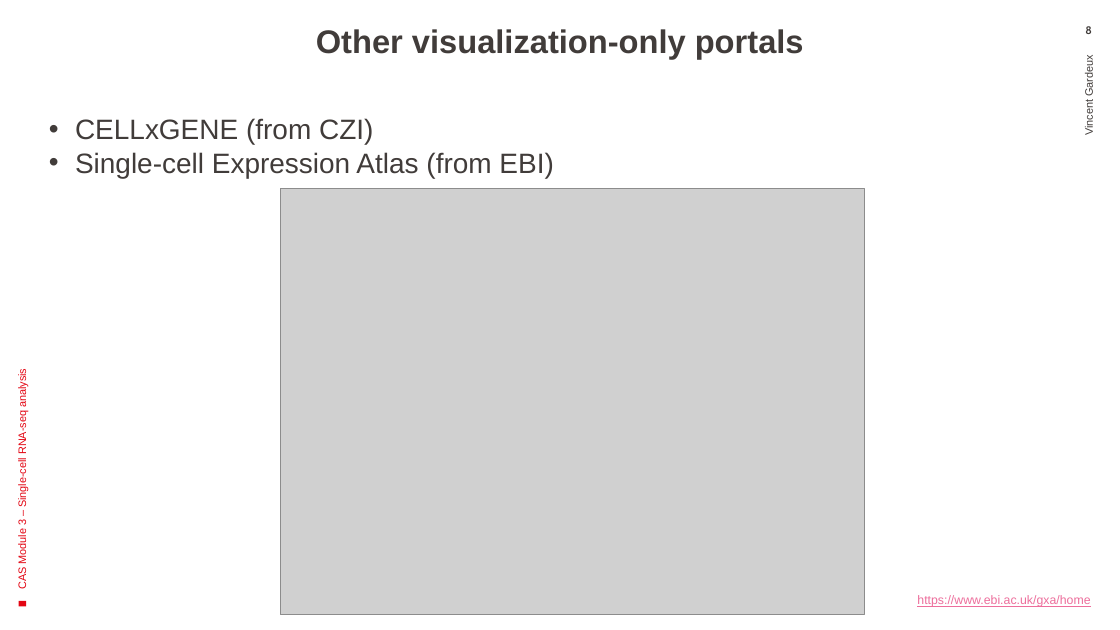
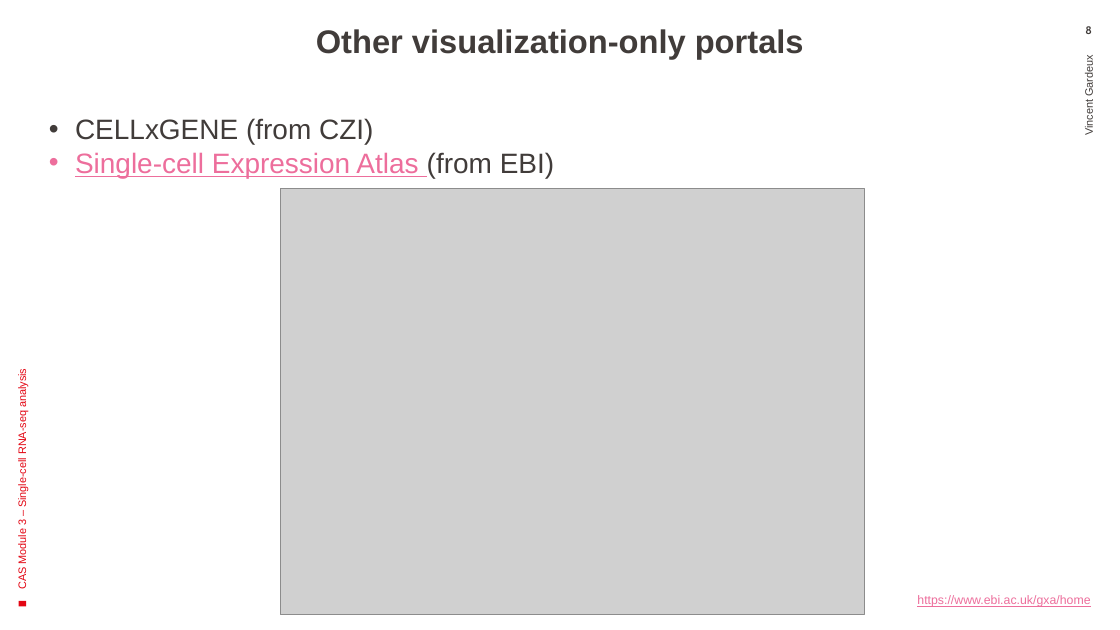
Before and after one commit to DeplanckeLab/CAS-scRNAseq-2025, a slide deck: slide 8 of 2025-04-11_CAS-UNIL_ASAP.pptx. Drawn at 1120x630 pixels with LibreOffice and Linux fonts; fonts in the diff are those of the drawing; grey boxes stand for pictures. Boxes give left, top, right and bottom in pixels: in the first picture for what was removed or moved away, otherwise in the second. Text is boxed around its words. In the diff, an @@ line names an element or a change of style, - is before the commit and + after.

```diff
--- a/2025-04-11_CAS-UNIL_ASAP.pptx
+++ b/2025-04-11_CAS-UNIL_ASAP.pptx
@@ text at <box>75,152,554,178</box>: text colour #413C3A to #ED6E9C, underline on in "Single-cell Expression Atlas" @@
```
Also in this commit, not shown: 4 other slides changed.
